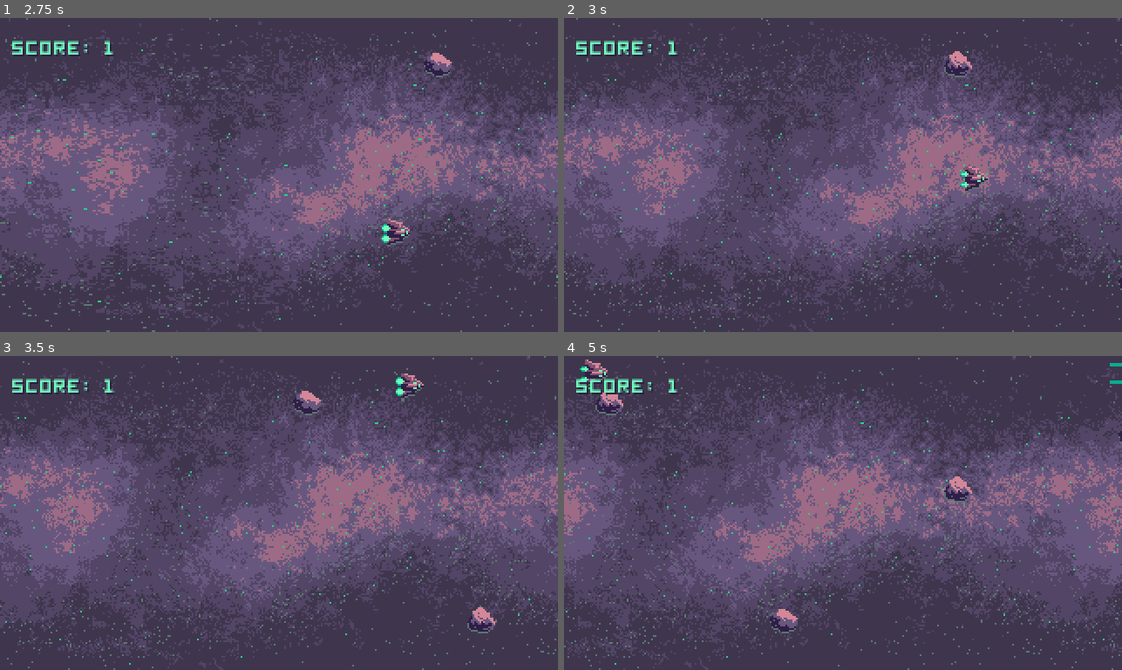
Above: before the commit, frames 1-4 (two rows, left to right).
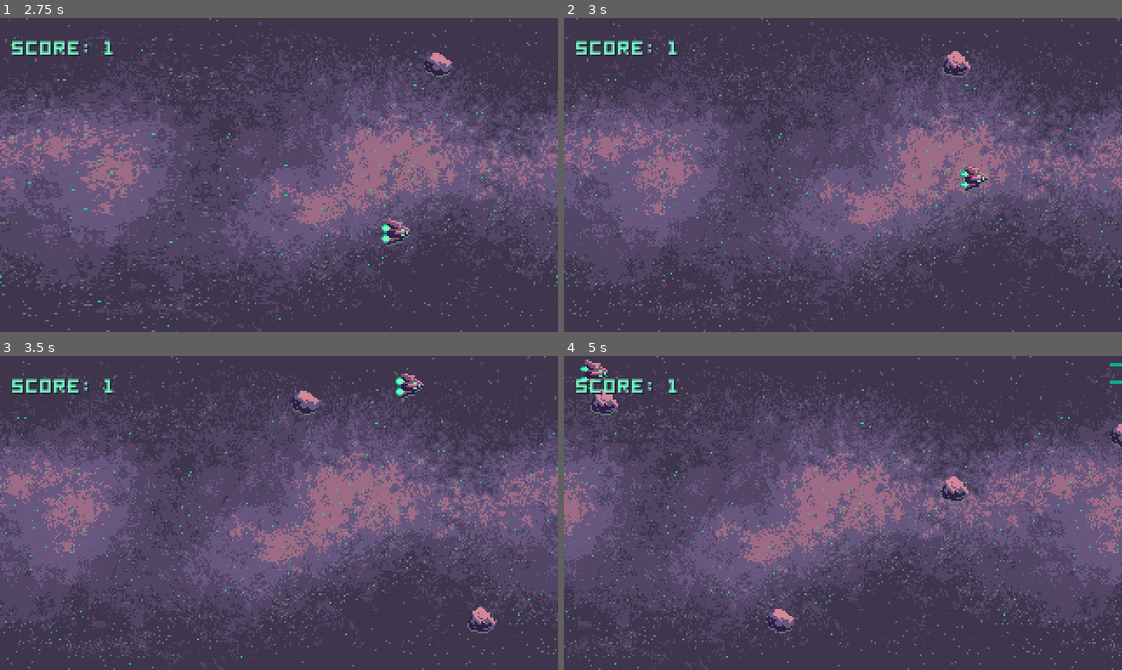
Above: after the commit, the same moments.

Repository: programadorthi/godot_space_shooter
Game: Godot game, scene res://stage.tscn
Two runs of this game, one before a commit and one after it. Both use one fixed random seed, a clock stepped at 60 frames per second and the inputs below.
Inputs:
- Up to frame 1 (2.75 s): tap Enter at 0.5, 1.35 s; hold Right 0.53-1.28 s; hold Enter 0.53-1.28 s; tap Space at 0.77, 1.52 s; hold Down 1.28-2.03 s; hold Right from 2.03 s (still down); hold Enter from 2.03 s (still down)
- Up to frame 2 (3 s): release Right at 2.78 s; release Enter at 2.78 s; hold Up from 2.78 s (still down); tap Enter at 2.85 s
- Up to frame 3 (3.5 s): keep holding Up; tap Space at 3.02 s
- Up to frame 4 (5 s): release Up at 3.53 s; hold Enter 3.53-4.28 s; hold Left from 3.53 s (still down); tap Space at 3.77, 4.52 s; tap Enter at 4.35 s

Frame 1 is identical in both runs. In frame 2, 0.1% of the frame differs, in the area x 67-74%, y 10-19%; in frame 3, 0.1%; in frame 4, 0.7%, in the area x 4-100%, y 10-89%.

Commit message:
Project finalized

Diff:
--- a/stage.gd
+++ b/stage.gd
@@ -27,6 +27,8 @@
 
 func _on_spawn_timer_timeout():
     var asteroid_instance = asteroid_scene.instance()
+    asteroid_instance.movement_speed += score
     asteroid_instance.position = Vector2(SCREEN_WIDTH + 8, rand_range(10, SCREEN_HEIGHT - 10))
     asteroid_instance.connect("score", self, "_on_player_score")
     add_child(asteroid_instance)
+    $spawn_timer.wait_time *= 0.99
